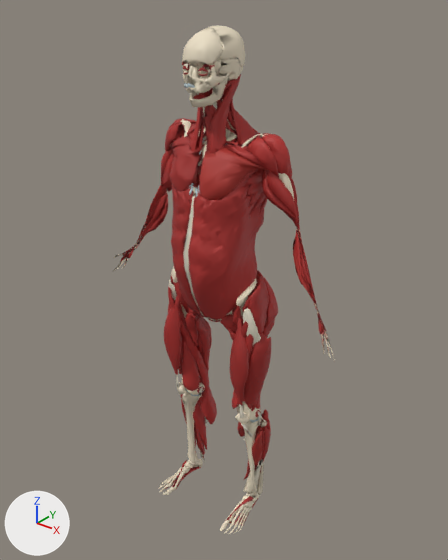
The glTF model anatomy3d/ar/f-muscles.glb as it was, and as the next commit left it.
Rendered twice from a 50 mm camera at (1.126, -1.369, 1.76) aimed at (0.002, 0.035, 0.89). Arrows for +X, +Y and +Z are at lower left; the lights stay in place. The first picture is the older version. Vertices at exactly the same position are counted once.

Script lines for the objects in view, before the commit:
```python
me_bone = bpy.data.meshes.new('bone')
me_bone.from_pydata(...)  # 28760 vertices, 56906 faces; spans x -0.45..0.46, y -0.15..0.13, z 0.01..1.65
me_bone.materials.append(mat_bone)
me_muscle = bpy.data.meshes.new('muscle')
me_muscle.from_pydata(...)  # 48645 vertices, 93883 faces; spans x -0.44..0.44, y -0.13..0.14, z 0.01..1.57
me_muscle.materials.append(mat_muscle)
ob_bone = bpy.data.objects.new('bone', me_bone)
ob_bone.location = (0.0, 0.0, 0.0)
ob_muscle = bpy.data.objects.new('muscle', me_muscle)
ob_muscle.location = (0.0, 0.0, 0.0)
```
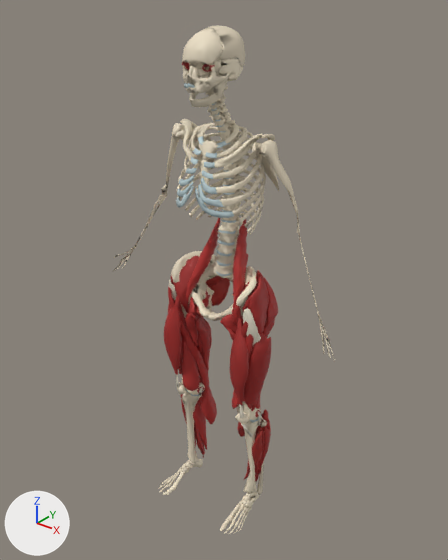
The change, as JSON lines over the scene's bpy script:
```json
{"block": "me_muscle", "where": "# used by ob_muscle; location = (0.0, 0.0, 0.0)"}
{"op": "remove", "block": "me_muscle", "code": "me_muscle.from_pydata(...)  # 48645 vertices, 93883 faces; spans x -0.44..0.44, y -0.13..0.14, z 0.01..1.57"}
{"op": "add", "block": "me_muscle", "code": "me_muscle.from_pydata(...)  # 16138 vertices, 31651 faces; spans x -0.2..0.21, y -0.08..0.12, z 0.07..1.57"}
{"block": "me_muscle", "change": "me_muscle part 1: 555 loose pieces with 32507 vertices, spanning x -0.44..0.44, y -0.13..0.14, z 0.01..1.56, are deleted"}
{"block": "me_muscle", "change": "other edits to the shape of me_muscle do not show in these pictures"}
```

Pixel boxes [x1, y1, x2, y2] of what changed, in the pictures (448 x 560 px):
```json
{"object": "muscle", "change": "reshaped", "before": [117, 62, 331, 526], "after": [164, 62, 278, 482], "on screen": "47% narrower, 9% shorter"}
{"part": 1, "of": "me_muscle", "change": "deleted", "before": [117, 63, 331, 526], "on screen": "red"}
```
